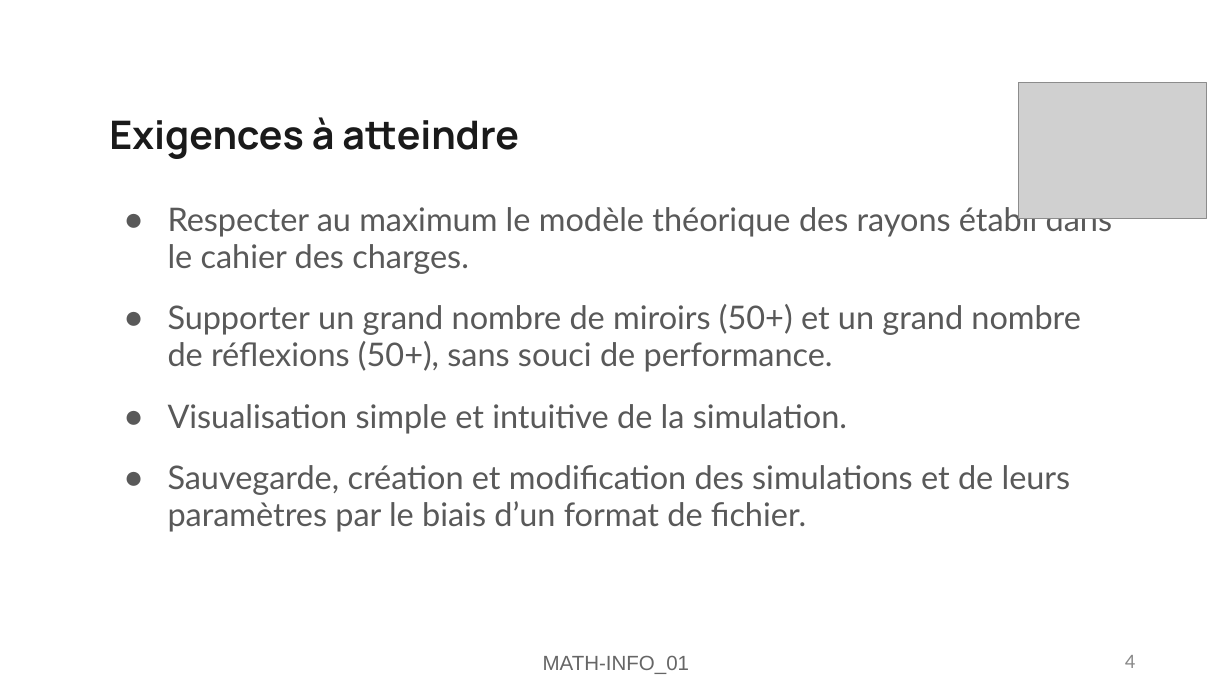
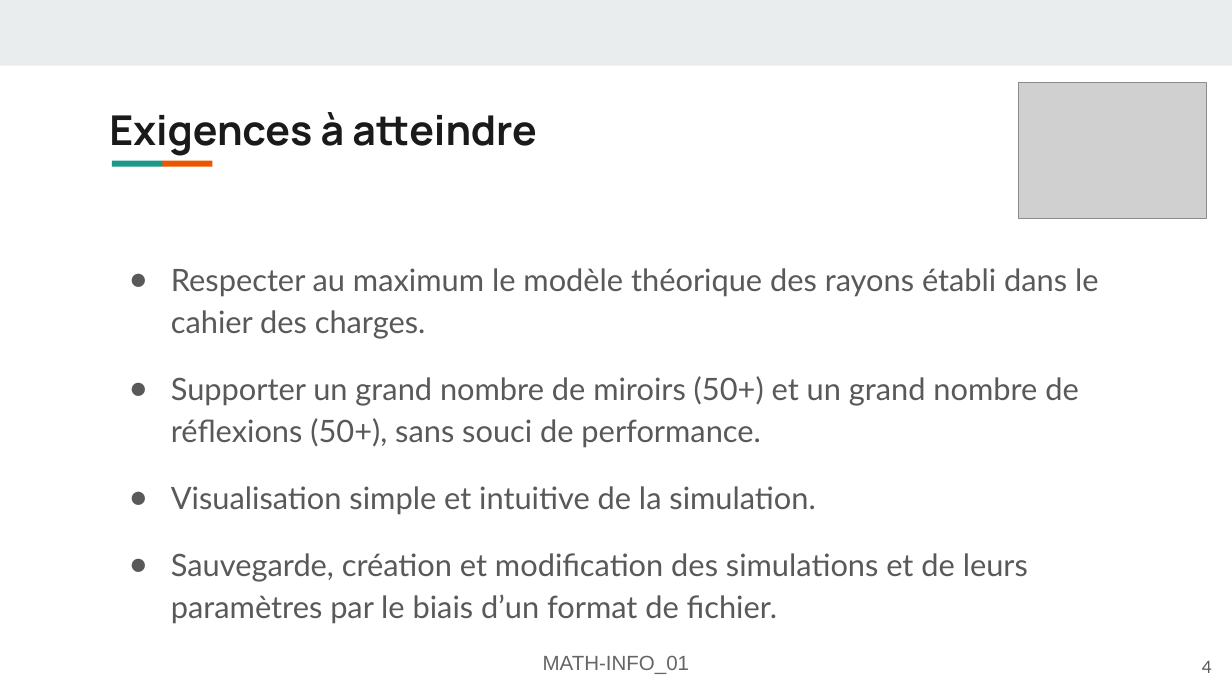
Before and after one commit to FlashOnFire/MirrorVerse, a slide deck: slide 4 of project_managment/pres2/MATH-INFO_01-Présentation-mirror-verse.odp. Drawn at 1232x693 pixels with LibreOffice and Linux fonts; fonts in the diff are those of the drawing; grey boxes stand for pictures. Boxes give left, top, right and bottom in pixels: in the first picture for what was removed or moved away, otherwise in the second. Text is boxed around its words. In the diff, an @@ line names an element or a change of style, - is before the commit and + after.

```diff
--- a/project_managment/pres2/MATH-INFO_01-Présentation-mirror-verse.odp
+++ b/project_managment/pres2/MATH-INFO_01-Présentation-mirror-verse.odp
@@ rectangle added at <box>0,0,1232,65</box>, fill #E9EDEE @@
@@ title "Exigences à atteindre" at <box>109,112,536,156</box>: size 23 to 24.1 pt; line spacing 1 to 0.9 @@
@@ rectangle added at <box>112,160,163,166</box>, fill #1A9988 @@
@@ rectangle added at <box>161,160,212,166</box>, fill #EB5600 @@
@@ text "Respecter au maximum le modèle ...": place and size @@
-text "Respecter au maximum le modèle ..." at <box>168,202,1112,532</box>
+text "Respecter au maximum le modèle ..." at <box>171,268,1099,624</box>
@@ text "Respecter au maximum le modèle ..." at <box>171,268,1099,624</box>: size 19 to 18 pt; indent changed; line spacing 0.95 to 1.15 @@
@@ page number: place and size @@
-page number at <box>1125,655,1135,668</box>
+page number at <box>1202,660,1212,673</box>
@@ page number at <box>1202,660,1212,673</box>: size 12 to 10 pt, font Calibri to Lato, text colour #898989 to #595959 @@
```
Also in this commit, not shown: 11 other slides changed, 1 other file.
